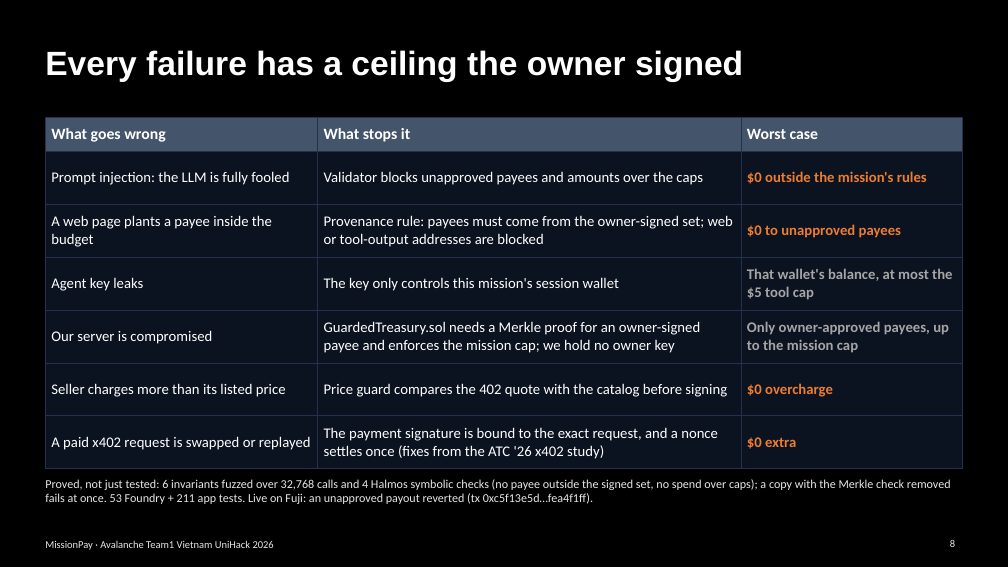
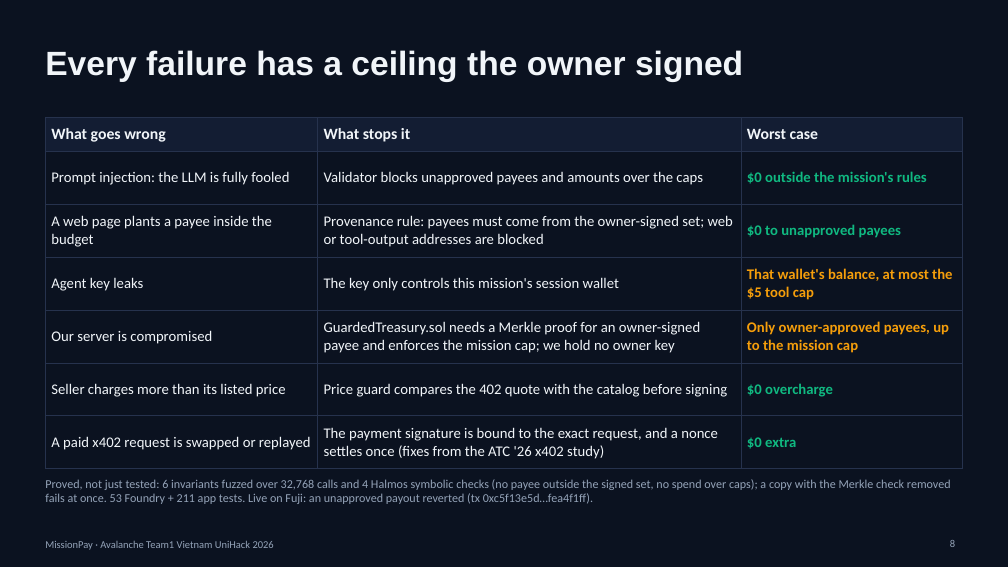
Before and after one commit to lenamkhanhh/UniHack, a slide deck: slide 8 of artifacts/submission-s1/MissionPay-pitch-deck-v2.pptx. Drawn at 1008x567 pixels with LibreOffice and Linux fonts; fonts in the diff are those of the drawing. Boxes give left, top, right and bottom in pixels: in the first picture for what was removed or moved away, otherwise in the second. Text is boxed around its words. In the diff, an @@ line names an element or a change of style, - is before the commit and + after.

Commit message:
fix(deck): restore MissionPay theme

```diff
--- a/artifacts/submission-s1/MissionPay-pitch-deck-v2.pptx
+++ b/artifacts/submission-s1/MissionPay-pitch-deck-v2.pptx
@@ background #000000 to #0B1220 @@
@@ title "Every failure has a ceiling ..." at [45,50,743,82]: text colour #FFFFFF to #F1F5F9 @@
@@ table at [45,117,963,463] @@
@@ fill #44546A to #131D33 in row 1 @@
@@ text colour #FFFFFF to #F1F5F9 in "What goes wrong", "What stops it", "Worst case", "Prompt injection: the LLM is fully fooled" and 11 more places @@
@@ text colour #ED7D31 to #10B981 in "$0 outside the mission's rules", "$0 to unapproved payees", "$0 overcharge", "$0 extra" @@
@@ text colour #A5A5A5 to #F59E0B in "That wallet's balance, at most the $5 ...", "Only owner-approved payees, up to the mission ..." @@
@@ text colour #E7E6E6 to #94A3B8 in 3 elements at [45,479,951,504], [950,540,955,547], [45,541,274,550] @@
```
Also in this commit, not shown: 12 other slides changed, 4 other files.
